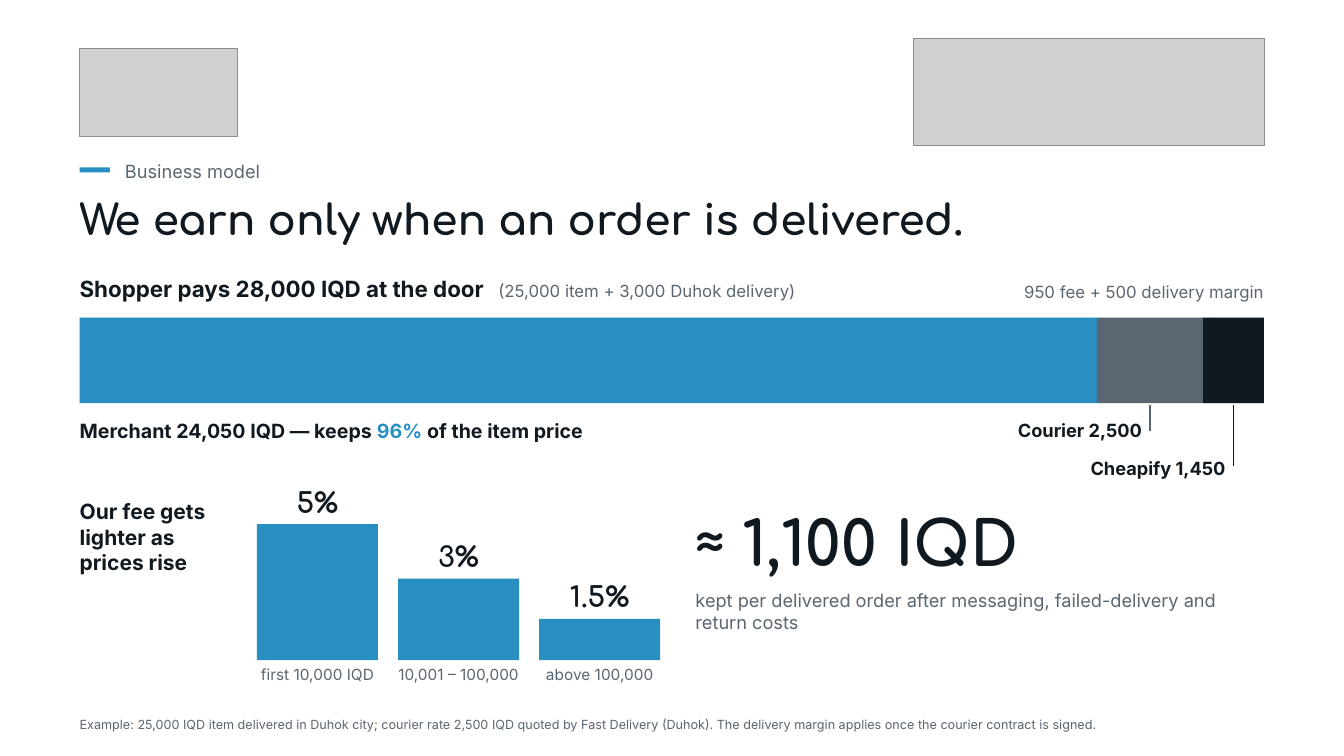
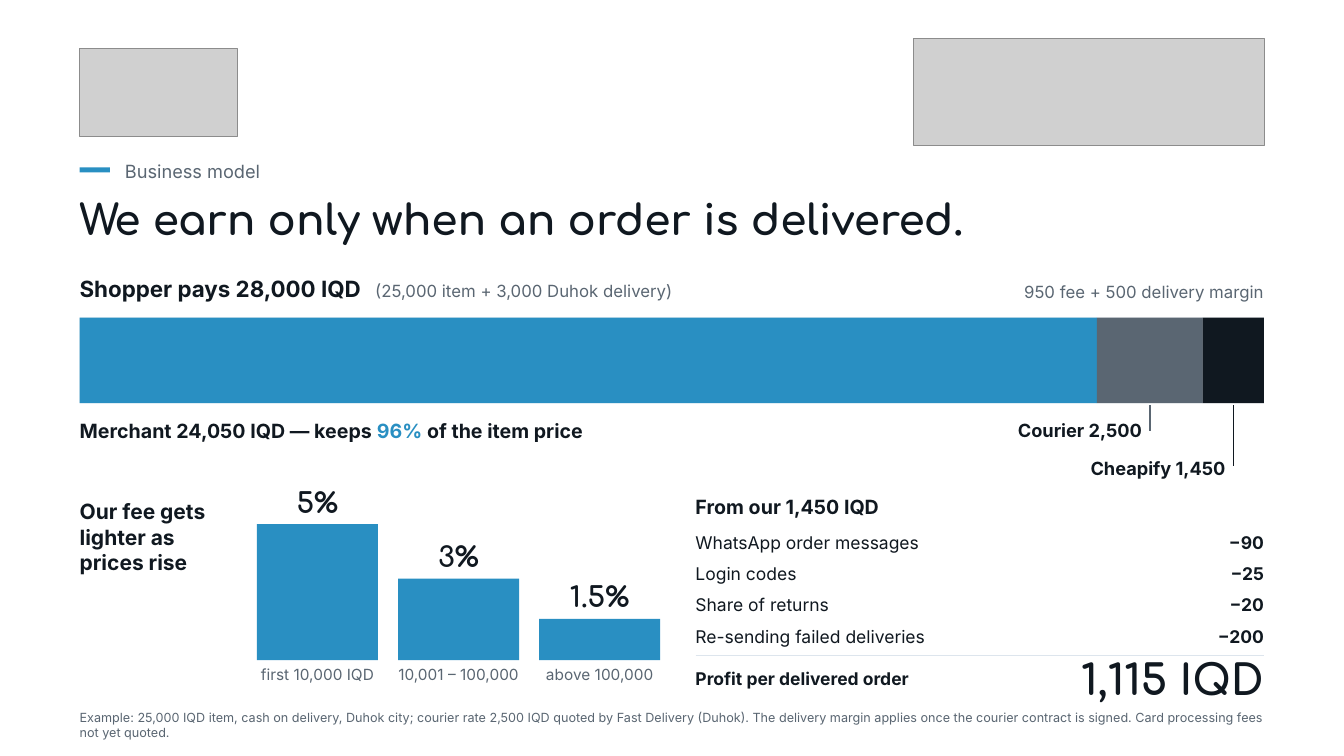
Before and after one commit to shakerbr/cheapify, a slide deck: slide 9 of presentation/Cheapify-GIZ-Pitch.pptx (slide 8 before the commit). Drawn at 1344x756 pixels with LibreOffice and Linux fonts; fonts in the diff are those of the drawing; grey boxes stand for pictures. Boxes give left, top, right and bottom in pixels: in the first picture for what was removed or moved away, otherwise in the second. Text is boxed around its words. In the diff, an @@ line names an element or a change of style, - is before the commit and + after.

```diff
--- a/presentation/Cheapify-GIZ-Pitch.pptx
+++ b/presentation/Cheapify-GIZ-Pitch.pptx
@@ text at <box>80,280,672,302</box>: text changed @@
-Shopper pays 28,000 IQD at the door (25,000 item + 3,000 Duhok delivery)
+Shopper pays 28,000 IQD (25,000 item + 3,000 Duhok delivery)
@@ text at <box>695,499,879,518</box>: text changed; size 44 to 14 pt; font Comfortaa to Inter @@
-≈ 1,100 IQD
+From our 1,450 IQD
@@ text at <box>695,536,919,553</box>: text changed; size 13 to 12.5 pt; text colour #5A6672 to #101820 @@
-kept per delivered order after messaging, failed-delivery and return costs
+WhatsApp order messages
@@ text "WhatsApp order messages" at <box>695,536,919,553</box>: vertical alignment top to middle @@
@@ text added at <box>1229,536,1264,549</box>, 12.5 pt, text #101820, bold @@
+−90
@@ text added at <box>695,567,797,584</box>, 12.5 pt, text #101820 @@
+Login codes
@@ text added at <box>1231,567,1264,580</box>, 12.5 pt, text #101820, bold @@
+−25
@@ text added at <box>695,597,829,612</box>, 12.5 pt, text #101820 @@
+Share of returns
@@ text added at <box>1230,598,1264,611</box>, 12.5 pt, text #101820, bold @@
+−20
@@ text added at <box>695,629,925,647</box>, 12.5 pt, text #101820 @@
+Re-sending failed deliveries
@@ line added from (696, 655) to (1264, 655), #DDE5ED 1 pt @@
@@ text added at <box>1218,630,1264,643</box>, 12.5 pt, text #101820, bold @@
+−200
@@ text added at <box>695,671,909,689</box>, 12.5 pt, text #101820, bold @@
+Profit per delivered order
@@ text added at <box>1081,661,1264,702</box>, 30 pt, text #101820, bold @@
+1,115 IQD
@@ text at <box>80,712,1263,740</box>: text changed @@
-Example: 25,000 IQD item delivered in Duhok city; courier rate 2,500 IQD quoted by Fast Delivery (Duhok). The delivery margin applies once the courier contract is signed.
+Example: 25,000 IQD item, cash on delivery, Duhok city; courier rate 2,500 IQD quoted by Fast Delivery (Duhok). The delivery margin applies once the courier contract is signed. Card processing fees not yet quoted.
```
Also in this commit, not shown: 9 other slides changed, 4 slides added, 2 slides removed, 31 other files.
